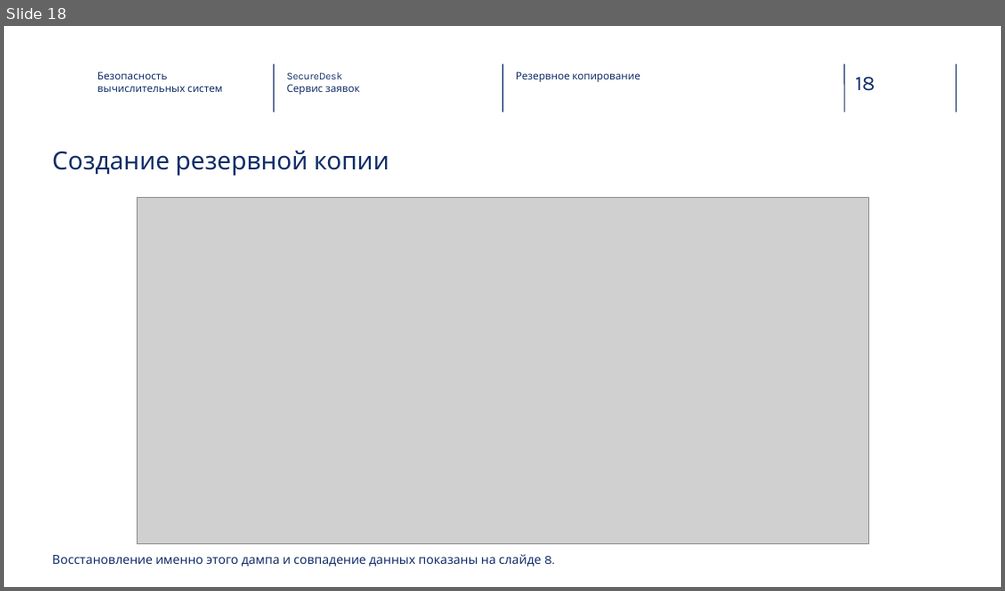
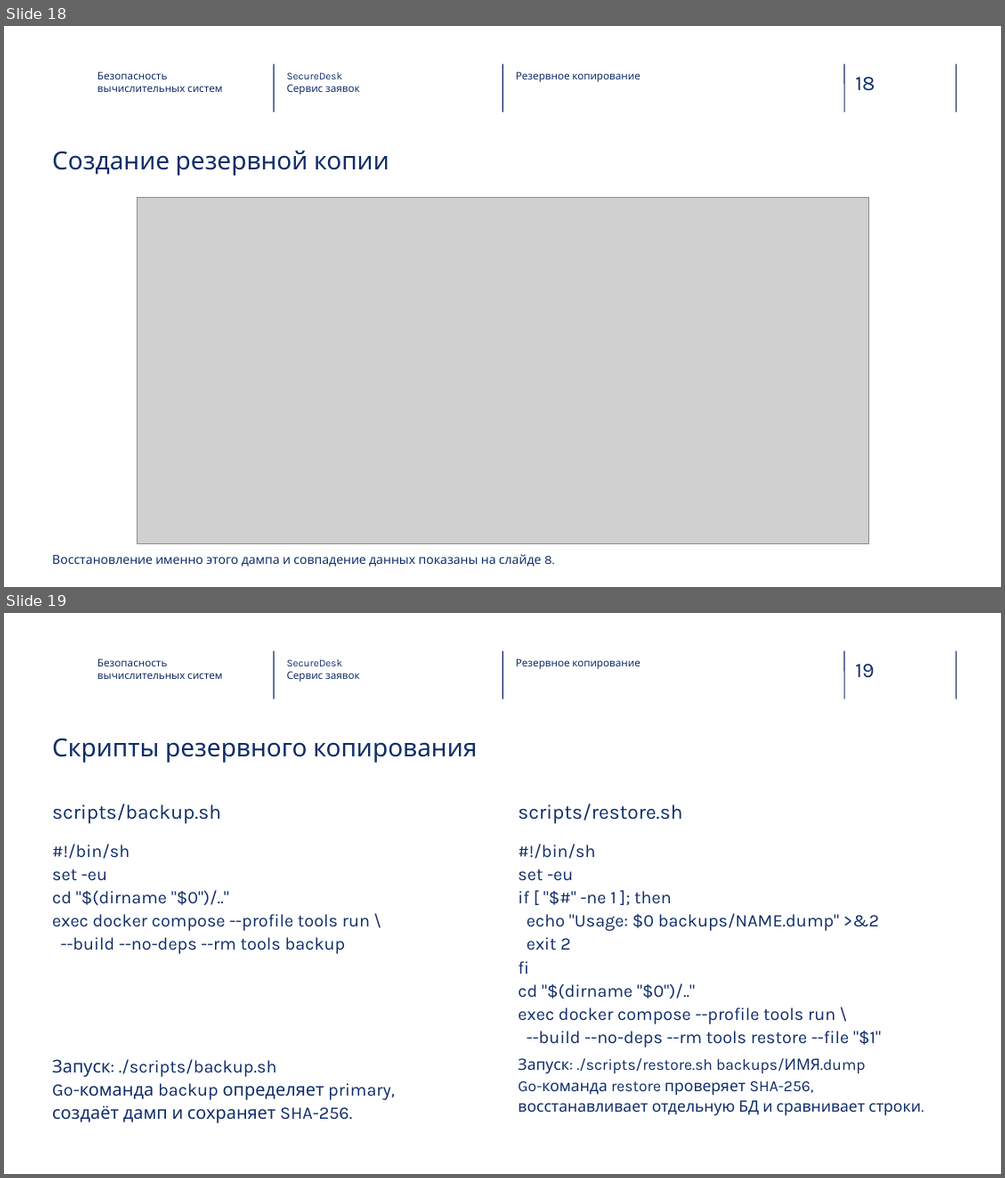
Before and after one commit to alalzhukof/vk-task, a slide deck: SecureDesk-HSE-v2.pptx. Shown one above the other, each under a label of ours: slide 18 before the commit, slides 18 and 19 after it. The pictures are 1005x591 and 1005x1178 pixels, drawn with LibreOffice and Linux fonts; fonts in the diff are those of the drawing; grey boxes stand for pictures; background and template pictures are left out. Boxes give left, top, right and bottom in pixels: in the first picture for what was removed or moved away, otherwise in the second. Text is boxed around its words. In the diff, an @@ line names an element or a change of style, - is before the commit and + after.

```diff
--- a/SecureDesk-HSE-v2.pptx
+++ b/SecureDesk-HSE-v2.pptx
@@ slide 19 added at (4, 613, 1001, 1174), background picture (left out); not listed: 5 template elements that a slide beside it also shows @@
@@ text added at (97, 658, 222, 679), 10 pt, text #102D69 @@
+Безопасность
+вычислительных систем
@@ text added at (287, 659, 360, 682), 10 pt, text #102D69 @@
+SecureDesk
+Сервис заявок
@@ text added at (516, 658, 639, 669), 10 pt, text #102D69 @@
+Резервное копирование
@@ title added at (52, 738, 477, 763), 24 pt, text #102D69 @@
+Скрипты резервного копирования
@@ text added at (52, 803, 221, 824), 19.5 pt, text #102D69 @@
+scripts/backup.sh
@@ text added at (518, 803, 682, 824), 19.5 pt, text #102D69 @@
+scripts/restore.sh
@@ text added at (52, 844, 370, 954), 17 pt, text #102D69 @@
+#!/bin/sh
+set -eu
+cd "$(dirname "$0")/.."
+exec docker compose --profile tools run \
+--build --no-deps --rm tools backup
@@ text added at (518, 844, 881, 1047), 17 pt, text #102D69 @@
+#!/bin/sh
+set -eu
+if [ "$#" -ne 1 ]; then
+echo "Usage: $0 backups/NAME.dump" >&2
+exit 2
+fi
+cd "$(dirname "$0")/.."
+exec docker compose --profile tools run \
+--build --no-deps --rm tools restore --file "$1"
@@ text added at (52, 1059, 395, 1123), 17 pt, text #102D69 @@
+Запуск: ./scripts/backup.sh
+Go-команда backup определяет primary,
+создаёт дамп и сохраняет SHA-256.
@@ text added at (518, 1058, 921, 1116), 15 pt, text #102D69 @@
+Запуск: ./scripts/restore.sh backups/ИМЯ.dump
+Go-команда restore проверяет SHA-256,
+восстанавливает отдельную БД и сравнивает строки.
```
Also in this commit, not shown: 10 slides changed, 1 other slide added.
